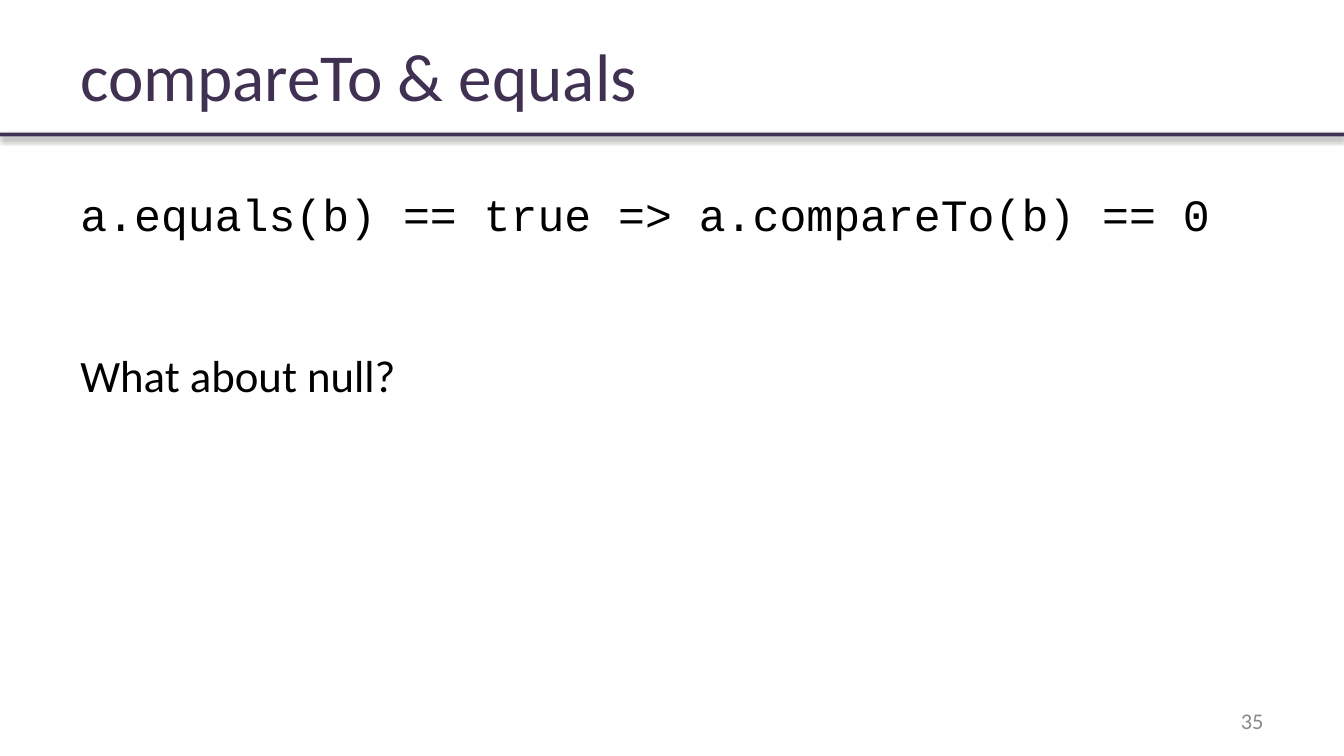
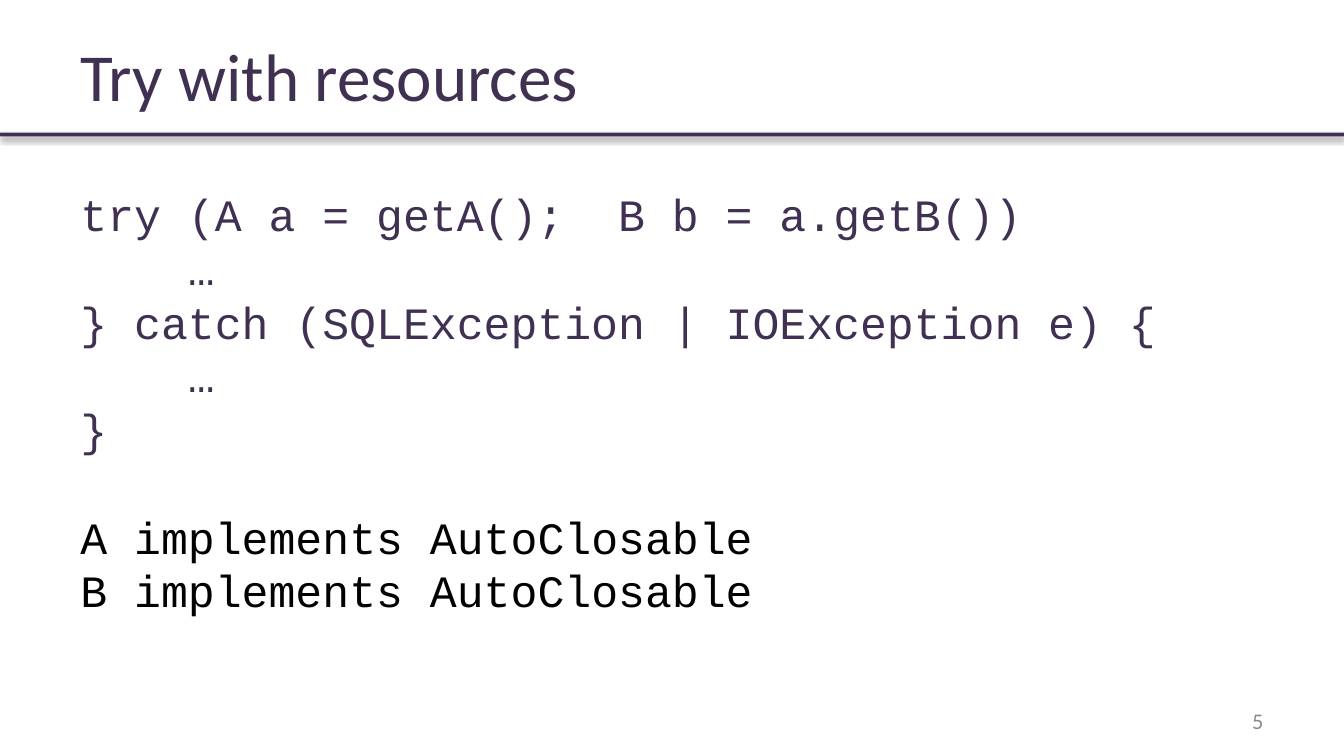
Before and after one commit to rybalkinsd/atom, a slide deck: slide 5 of lecture5/presentation/lecture05.pptx (slide 35 before the commit). Drawn at 1344x756 pixels with LibreOffice and Linux fonts; fonts in the diff are those of the drawing; background and template pictures are left out. Boxes give left, top, right and bottom in pixels: in the first picture for what was removed or moved away, otherwise in the second. Text is boxed around its words. In the diff, an @@ line names an element or a change of style, - is before the commit and + after.

```diff
--- a/lecture5/presentation/lecture05.pptx
+++ b/lecture5/presentation/lecture05.pptx
@@ text at [80, 54, 577, 112]: text changed @@
-compareTo & equals
+Try with resources
@@ text at [80, 199, 1102, 617]: text changed; text colour #000000 to #403152 @@
-a.equals(b) == true => a.compareTo(b) == 0
-What about null?
+try (A a = getA(); B b = a.getB())
+…
+} catch (SQLException | IOException e) {
+…
+}
+A implements AutoClosable
+B implements AutoClosable
@@ page number at [1252, 714, 1263, 729]: text changed @@
-35
+5
```
Also in this commit, not shown: 8 other slides changed, 11 slides added, 49 slides removed.
